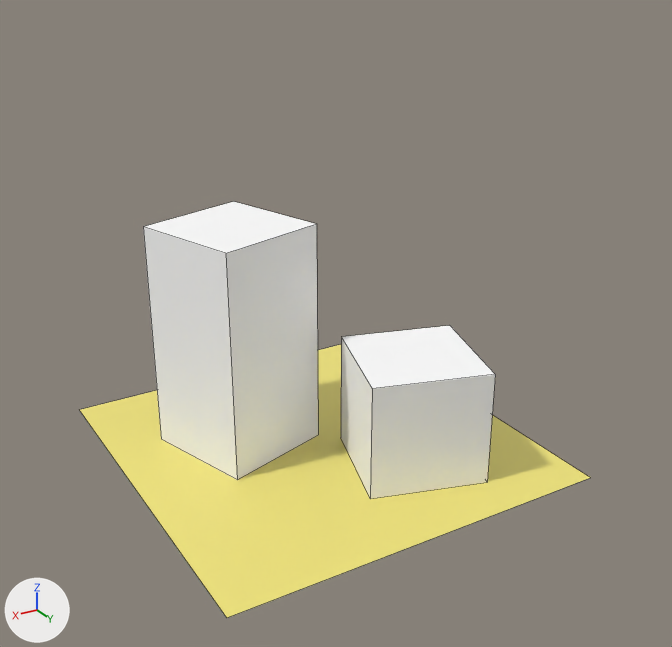
One commit to the OBJ model Scene/tinyobjloader/models/cornell_box_VI.obj: the scene before it, then after it.
Both versions are drawn from a 50 mm lens placed at (871.0, 766.0, 707.0), pointed at (269.0, -239.0, 204.0). Arrows for +X, +Y and +Z are at lower left; the lights stay in place. Mesh edges are drawn as thin lines. Where no turn or scale is listed for an object, it has been applied to the vertices.

The older version as bpy lines, for what is in view:
```python
me_floor = bpy.data.meshes.new('floor')
me_floor.from_pydata([(553.0, 0.0, 0.0), (0.0, 0.0, 0.0), (0.0, -559.0, 0.0), (550.0, -559.0, 0.0)], [], [(0, 1, 2, 3)])
me_floor.materials.append(mat_gold)  # yellow #f3e77c
me_short_block = bpy.data.meshes.new('short_block')
me_short_block.from_pydata([(130.0, -65.0, 165.0), (82.0, -225.0, 165.0), (240.0, -272.0, 165.0), (290.0, -114.0, 165.0), (290.0, -114.0, 0.0), (240.0, -272.0, 0.0), (130.0, -65.0, 0.0), (82.0, -225.0, 0.0)], [], [(0, 1, 2, 3), (4, 3, 2, 5), (6, 0, 3, 4), (7, 1, 0, 6), (5, 2, 1, 7)])
me_short_block.materials.append(mat_white)  # white #ffffff
me_tall_block = bpy.data.meshes.new('tall_block')
me_tall_block.from_pydata([(423.0, -247.0, 330.0), (265.0, -296.0, 330.0), (314.0, -456.0, 330.0), (472.0, -406.0, 330.0), (423.0, -247.0, 0.0), (472.0, -406.0, 0.0), (314.0, -456.0, 0.0), (265.0, -296.0, 0.0)], [], [(0, 1, 2, 3), (4, 0, 3, 5), (5, 3, 2, 6), (6, 2, 1, 7), (7, 1, 0, 4)])
me_tall_block.materials.append(mat_white)  # white #ffffff
ob_floor = bpy.data.objects.new('floor', me_floor)
ob_floor.location = (0.0, 0.0, 0.0)
ob_short_block = bpy.data.objects.new('short_block', me_short_block)
ob_short_block.location = (0.0, 0.0, 0.0)
ob_tall_block = bpy.data.objects.new('tall_block', me_tall_block)
ob_tall_block.location = (0.0, 0.0, 0.0)
```
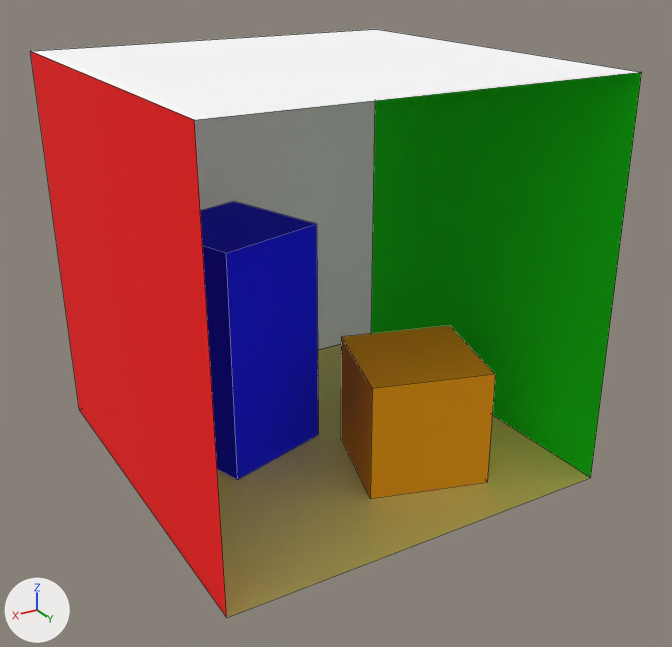
Edits to the bpy script that builds the scene:
```text
Add mat_blue:
    mat_blue = principled_material('blue')
    mat_blue.base_color = (0.0, 0.0, 1.0)  # blue #0000ff
    mat_blue.roughness = 1.0
Add mat_orange:
    mat_orange = principled_material('orange')
    mat_orange.base_color = (1.0, 0.4, 0.0)  # orange #ffaa00
    mat_orange.roughness = 1.0
Add mat_red:
    mat_red = principled_material('red')
    mat_red.base_color = (1.0, 0.0, 0.0)  # red #ff0000
    mat_red.roughness = 1.0
Add mat_green:
    mat_green = principled_material('green')
    mat_green.base_color = (0.0, 1.0, 0.0)  # green #00ff00
    mat_green.roughness = 1.0
Change me_short_block:
    where me_short_block.from_pydata(...)  # 8 vertices, 5 faces; spans x 82.0..290.0, y -272.0..-65.0, z 0.0..165.0
    remove me_short_block.materials.append(mat_white)  # white #ffffff
    add me_short_block.materials.append(mat_orange)  # orange #ffaa00
Change me_tall_block:
    where me_tall_block.from_pydata(...)  # 8 vertices, 5 faces; spans x 265.0..472.0, y -456.0..-247.0, z 0.0..330.0
    remove me_tall_block.materials.append(mat_white)  # white #ffffff
    add me_tall_block.materials.append(mat_blue)  # blue #0000ff
Add me_red_wall:
    me_red_wall.from_pydata([(553.0, 0.0, 0.0), (550.0, -559.0, 0.0), (556.0, -559.0, 549.0), (556.0, 0.0, 549.0)], [], [(0, 1, 2, 3)])
    me_red_wall.materials.append(mat_red)  # red #ff0000
Add me_green_wall:
    me_green_wall.from_pydata([(0.0, -559.0, 0.0), (0.0, 0.0, 0.0), (0.0, 0.0, 549.0), (0.0, -559.0, 549.0)], [], [(0, 1, 2, 3)])
    me_green_wall.materials.append(mat_green)  # green #00ff00
Add me_ceiling:
    me_ceiling.from_pydata([(556.0, 0.0, 549.0), (556.0, -559.0, 549.0), (0.0, -559.0, 549.0), (0.0, 0.0, 549.0)], [], [(0, 1, 2, 3)])
    me_ceiling.materials.append(mat_white)  # white #ffffff
Add me_back_wall:
    me_back_wall.from_pydata([(550.0, -559.0, 0.0), (0.0, -559.0, 0.0), (0.0, -559.0, 549.0), (556.0, -559.0, 549.0)], [], [(0, 1, 2, 3)])
    me_back_wall.materials.append(mat_white)  # white #ffffff
Add ob_red_wall:
    ob_red_wall = bpy.data.objects.new('red_wall', me_red_wall)
    ob_red_wall.location = (0.0, 0.0, 0.0)
Add ob_green_wall:
    ob_green_wall = bpy.data.objects.new('green_wall', me_green_wall)
    ob_green_wall.location = (0.0, 0.0, 0.0)
Add ob_ceiling:
    ob_ceiling = bpy.data.objects.new('ceiling', me_ceiling)
    ob_ceiling.location = (0.0, 0.0, 0.0)
Add ob_back_wall:
    ob_back_wall = bpy.data.objects.new('back_wall', me_back_wall)
    ob_back_wall.location = (0.0, 0.0, 0.0)
```

Location of each change, [x1, y1, x2, y2] in pixels of the pictures (672 x 647 px):
'green_wall', added (green): after [371, 72, 642, 478]
'red_wall', added (red): after [30, 51, 227, 618]
'tall_block', recoloured (white to blue): [143, 201, 318, 480] in both
'ceiling', added: after [32, 29, 639, 120]
'back_wall', added: after [194, 101, 375, 350]
'short_block', recoloured: [341, 325, 495, 499] in both
